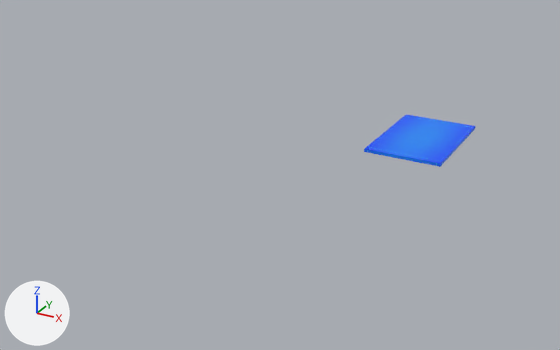
The FBX model Assets/Prefabs/table.fbx: old version first, new version second.
The view is the same before and after, from a 50 mm camera at (14.5, -45.4, 17.9) aimed at (-7.8, -4.7, -2.4). The axes (+X, +Y, +Z) are drawn at lower left. The lights are the same throughout. The picture after the commit comes second. Where no turn or scale is listed for an object, it has been applied to the vertices.

Before the edit, the objects in view are built like this:
```python
mat_material_001 = principled_material('Material.001')
mat_material_001.texture = img_95af7aea_332d_4ddc_accc_6a18965be9a7_jpg
me_cube_001 = bpy.data.meshes.new('Cube.001')
me_cube_001.from_pydata(...)  # a box spanning x -2.45..2.45, y -3.68..3.68, z -0.1..0.1
me_cube_001.materials.append(mat_material_001)  # picture img_95af7aea_332d_4ddc_accc_6a18965be9a7_jpg
ob_cube = bpy.data.objects.new('Cube', me_cube_001)
ob_cube.location = (0.0, 0.0, 0.0)
```
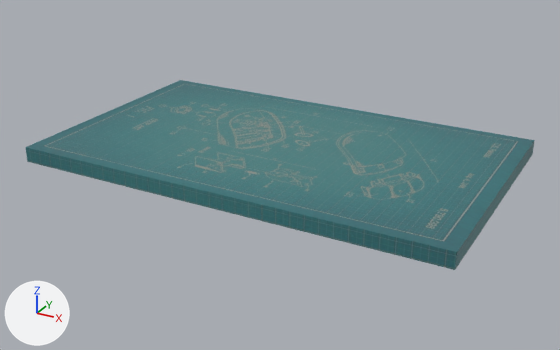
Where the newer file only moved an object's origin or applied its transform, the numbers keep the older frame.

Where the change shows, as pixel boxes (x1, y1, x2, y2) in the pictures (560 x 350 px):
'Cube', surface changed, reshaped (352% wider, 260% taller)
    before: (364, 115, 476, 167)
    after: (25, 80, 535, 270)

What the commit changed:
Picture '746304274f6d19c170bf6616964d6868.jpg' (img_746304274f6d19c170bf6616964d6868_jpg) is new.
Material 'Material.001' (mat_material_001) changes its picture from img_95af7aea_332d_4ddc_accc_6a18965be9a7_jpg to img_746304274f6d19c170bf6616964d6868_jpg.
me_cube_001 is used by ob_cube; location (0.0, 0.0, 0.0).
me_cube_001 had 8 vertices, 6 faces and spanned x -2.45..2.45, y -3.68..3.68, z -0.1..0.1.
me_cube_001 now has 8 vertices, 6 faces and spans x -22.2..6.2, y -12.52..4.52, z -1.5..-0.5.
Part 1, on me_cube_001:
Vertex 0 of me_cube_001 moves from (-2.45, -3.68, -0.1) at pixel (364, 151) to (-22.2, -12.52, -1.5) at pixel (27, 161).
Vertex 1 of me_cube_001 moves from (-2.45, -3.68, 0.1) at pixel (364, 148) to (-22.2, -12.52, -0.5) at pixel (25, 147).
Vertex 2 of me_cube_001 moves from (-2.45, 3.68, -0.1) to (-22.2, 4.52, -1.5).
Vertex 3 of me_cube_001 moves from (-2.45, 3.68, 0.1) at pixel (406, 114) to (-22.2, 4.52, -0.5) at pixel (180, 80).
Vertex 4 of me_cube_001 moves from (2.45, -3.68, -0.1) at pixel (440, 166) to (6.2, -12.52, -1.5) at pixel (455, 270).
Vertex 5 of me_cube_001 moves from (2.45, -3.68, 0.1) at pixel (440, 163) to (6.2, -12.52, -0.5) at pixel (456, 252).
Vertex 6 of me_cube_001 moves from (2.45, 3.68, -0.1) at pixel (475, 128) to (6.2, 4.52, -1.5) at pixel (532, 154).
Vertex 7 of me_cube_001 moves from (2.45, 3.68, 0.1) at pixel (475, 126) to (6.2, 4.52, -0.5) at pixel (534, 140).
